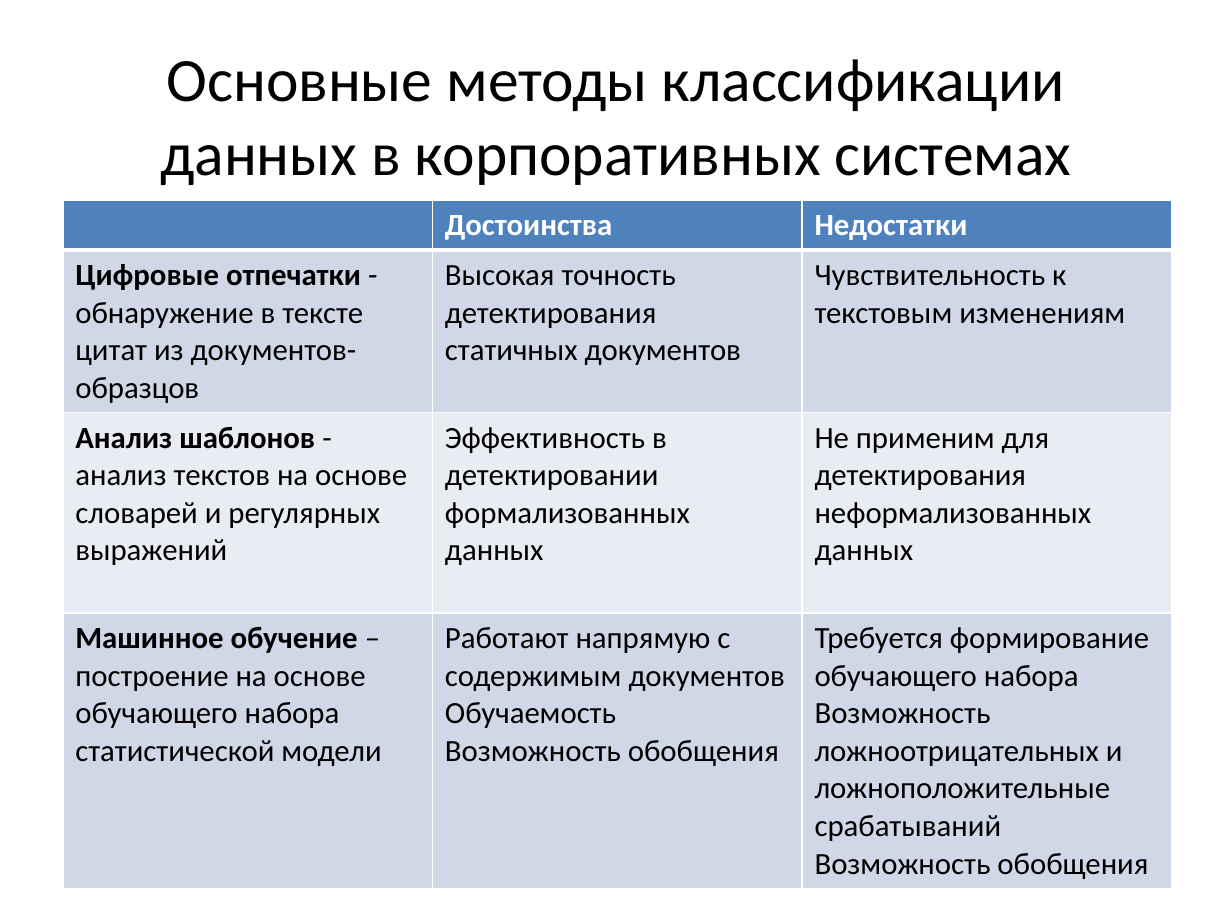
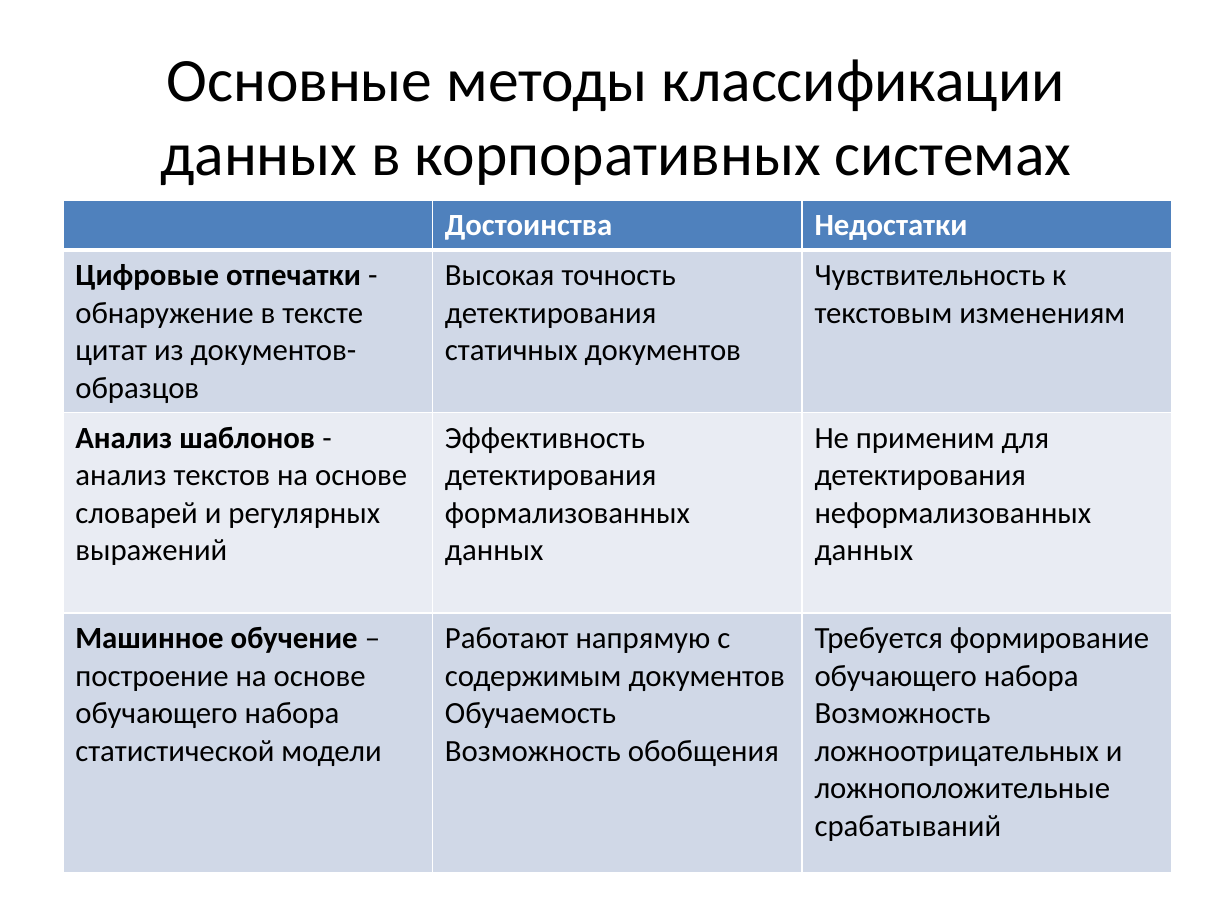
Before and after one commit to Oksert/Diplom_text, a slide deck: slide 4 of Треско_презентация.pptx. Drawn at 1232x924 pixels with LibreOffice and Linux fonts; fonts in the diff are those of the drawing. Boxes give left, top, right and bottom in pixels: in the first picture for what was removed or moved away, otherwise in the second. Text is boxed around its words. In the diff, an @@ line names an element or a change of style, - is before the commit and + after.

```diff
--- a/Треско_презентация.pptx
+++ b/Треско_презентация.pptx
@@ table at bbox=[63, 200, 1172, 867] @@
-row 3, column 2: Эффективность в детектировании формализованных данных
+row 3, column 2: Эффективность детектирования формализованных данных
-row 4, column 3: Требуется формирование обучающего набора / Возможность ложноотрицательных и ложноположительные срабатываний / Возможность обобщения
+row 4, column 3: Требуется формирование обучающего набора / Возможность ложноотрицательных и ложноположительные срабатываний
```
Also in this commit, not shown: 10 other slides changed, 1 slide added, 9 other files.
